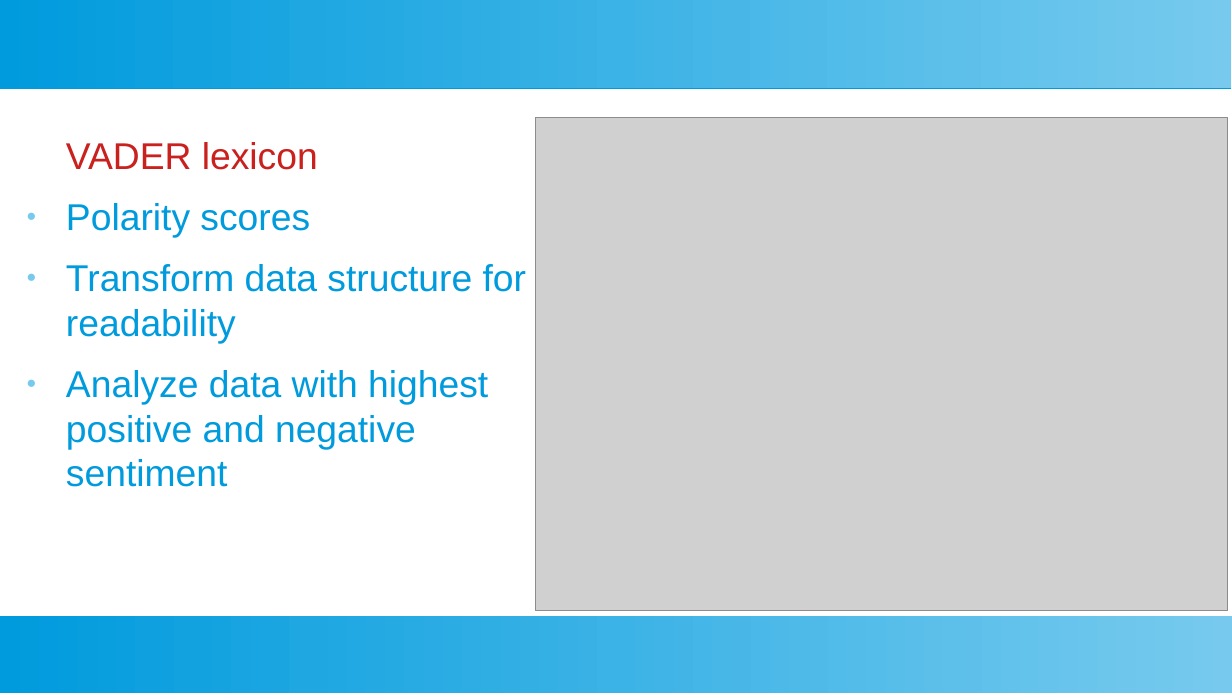
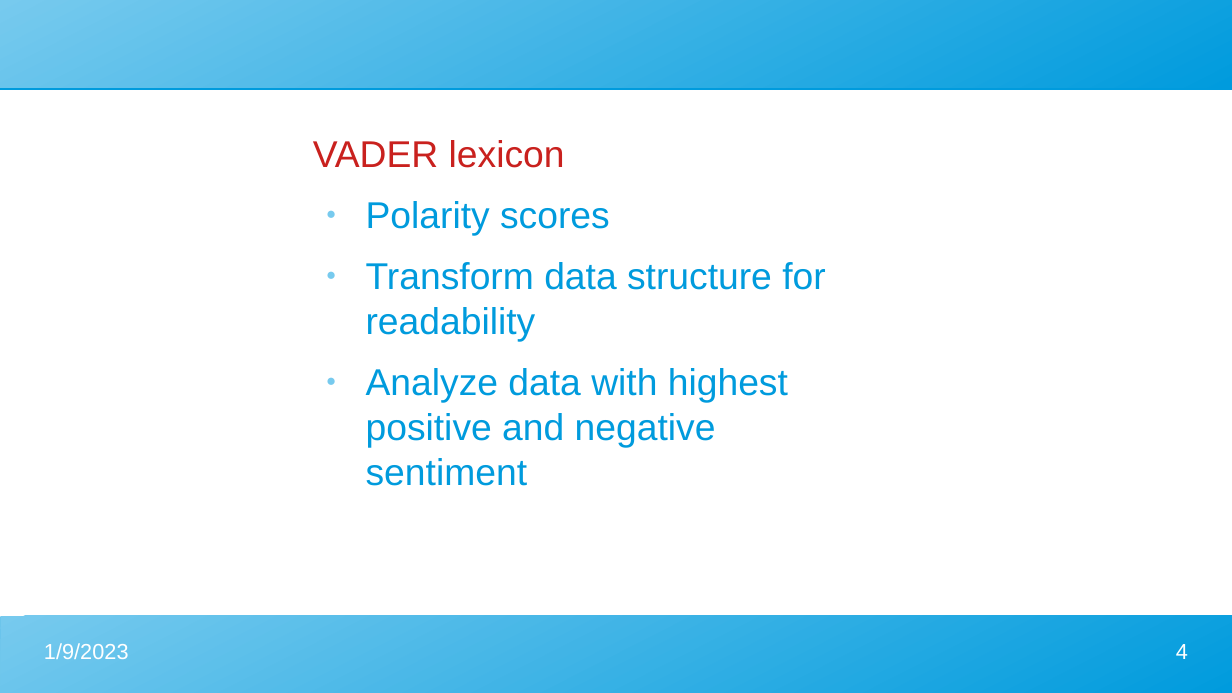
Before and after one commit to Madjeisah/NLP-Interview-Task, a slide deck: slide 4 of presentation.odp. Drawn at 1232x693 pixels with LibreOffice and Linux fonts; fonts in the diff are those of the drawing; grey boxes stand for pictures. Boxes give left, top, right and bottom in pixels: in the first picture for what was removed or moved away, otherwise in the second. Text is boxed around its words. In the diff, an @@ line names an element or a change of style, - is before the commit and + after.

```diff
--- a/presentation.odp
+++ b/presentation.odp
@@ rectangle removed at (x1=0, y1=0, x2=1232, y2=88) @@
@@ freeform shape added at (x1=0, y1=0, x2=1232, y2=88), fill gradient #77CAEE to #009BDD @@
@@ picture removed at (x1=536, y1=117, x2=1228, y2=610) @@
@@ text "VADER lexicon" moved from (x1=66, y1=142, x2=526, y2=487) to (x1=313, y1=140, x2=825, y2=486) @@
@@ text "VADER lexicon" at (x1=313, y1=140, x2=825, y2=486): indent changed @@
@@ rectangle removed at (x1=0, y1=616, x2=1232, y2=693) @@
@@ freeform shape added at (x1=0, y1=616, x2=1232, y2=693), fill gradient #77CAEE to #009BDD @@
@@ text added at (x1=44, y1=643, x2=129, y2=659), 14 pt, text #FFFFFF @@
+1/9/2023
@@ page number added at (x1=1176, y1=644, x2=1188, y2=659), 14 pt, text #FFFFFF @@
+4
```
Also in this commit, not shown: 3 other slides changed, 10 slides added, 12 slides removed.
